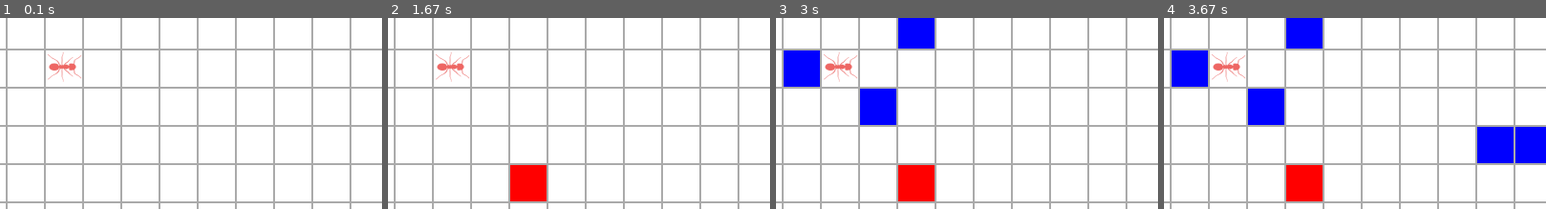
Above: before the commit, frames 1-4 (left to right).
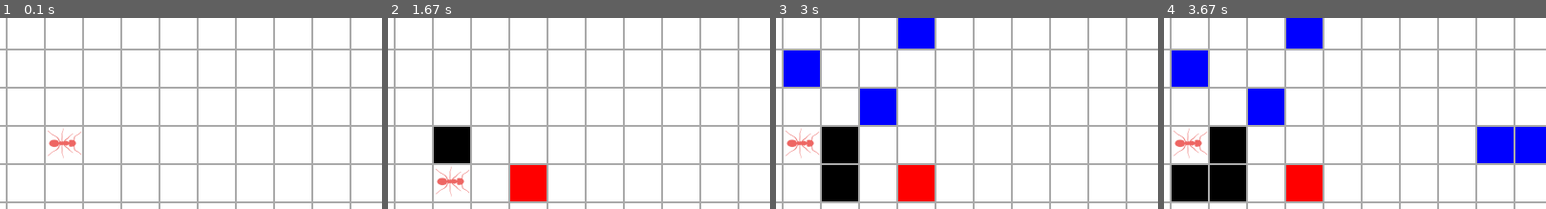
Above: after the commit, the same moments.

Repository: rasmusgraver/IT2_pensum_2025
Game: pygame game, started from Kap 4B Rutenett/LangtonsMaur/main.py
Same seed, same stepped clock (60 frames per second), same inputs: the game is played once before the commit and once after it.
Inputs (mouse positions are % of the whole screen's width and height, from its top left):
- Up to frame 1 (0.1 s): no input
- Up to frame 2 (1.67 s): click (50, 50) at 0.38 s; click (50, 56) at 0.72 s; click (19, 35) at 1.05 s; click (87, 85) at 1.38 s
- Up to frame 3 (3 s): click (52, 16) at 1.72 s; click (45, 76) at 2.05 s; click (47, 33) at 2.38 s; click (36, 29) at 2.72 s
- Up to frame 4 (3.67 s): click (76, 41) at 3.05 s; click (81, 48) at 3.38 s
The pictures show only the part of the screen within x 34-84%, y 12-62%; the shares and areas given below are measured in that part.

The runs differ from the first frame. In frame 1, 0.8% of the frame differs, in the area x 12-22%, y 18-74%; in frame 2, 2.6%; in frame 3, 4.4%; in frame 4, 6.2%, in the area x 2-22%, y 18-96%.

Commit message:
fiksa langtons maur

Diff:
--- a/Kap 4B Rutenett/LangtonsMaur/main.py
+++ b/Kap 4B Rutenett/LangtonsMaur/main.py
@@ -8,7 +8,7 @@
 rutenett = Rutenett(10,20)
 bredde,hoyde = rutenett.getWindowSize()
 
-maur = Maur(rutenett, 2,8)
+maur = Maur(rutenett, 4, 8)
 
 pg.init()
 vindu = pg.display.set_mode( (bredde, hoyde) )
--- a/Kap 4B Rutenett/LangtonsMaur/maur.py
+++ b/Kap 4B Rutenett/LangtonsMaur/maur.py
@@ -1,13 +1,18 @@
 import pygame as pg
 from constants import *
 from pathlib import Path
+from rutenett import Rutenett
 
 class Maur:
     IMAGE_DIR = Path(__file__).parent
+    # Retningene med tilsvarende fart i x og y retning:
+    RETNINGER = ["HØYRE", "NED", "VENSTRE", "OPP"]
+    VX_VY = [(1,0), (0,1), (-1,0), (0,-1)]
 
-    def __init__(self, rutenett, rad, kolonne) -> None:
+    def __init__(self, rutenett: Rutenett, rad, kolonne) -> None:
         self.rutenett = rutenett
         self.rad = rad
+        self.retningsIndex = 0
         self.kolonne = kolonne
         self.bilde = pg.image.load(self.IMAGE_DIR / "maur.png")
 
@@ -17,4 +22,16 @@
         vindu.blit(self.bilde, (x,y) )
 
     def flytt(self):
-        pass
+        if self.rutenett.brett[self.rad][self.kolonne].farge == WHITE:
+            self.rutenett.brett[self.rad][self.kolonne].farge = BLACK
+            self.retningsIndex += 1
+        else:
+            self.rutenett.brett[self.rad][self.kolonne].farge = WHITE
+            self.retningsIndex -= 1
+        # pass på at vi holder oss innafor 0 til 3 på indeksen:
+        self.retningsIndex %= 4
+        # Flytt mauren i rett rettning:
+        vx, vy = self.VX_VY[self.retningsIndex]
+        print("Mauren har nå retning", self.RETNINGER[self.retningsIndex])
+        self.kolonne += vx
+        self.rad += vy
